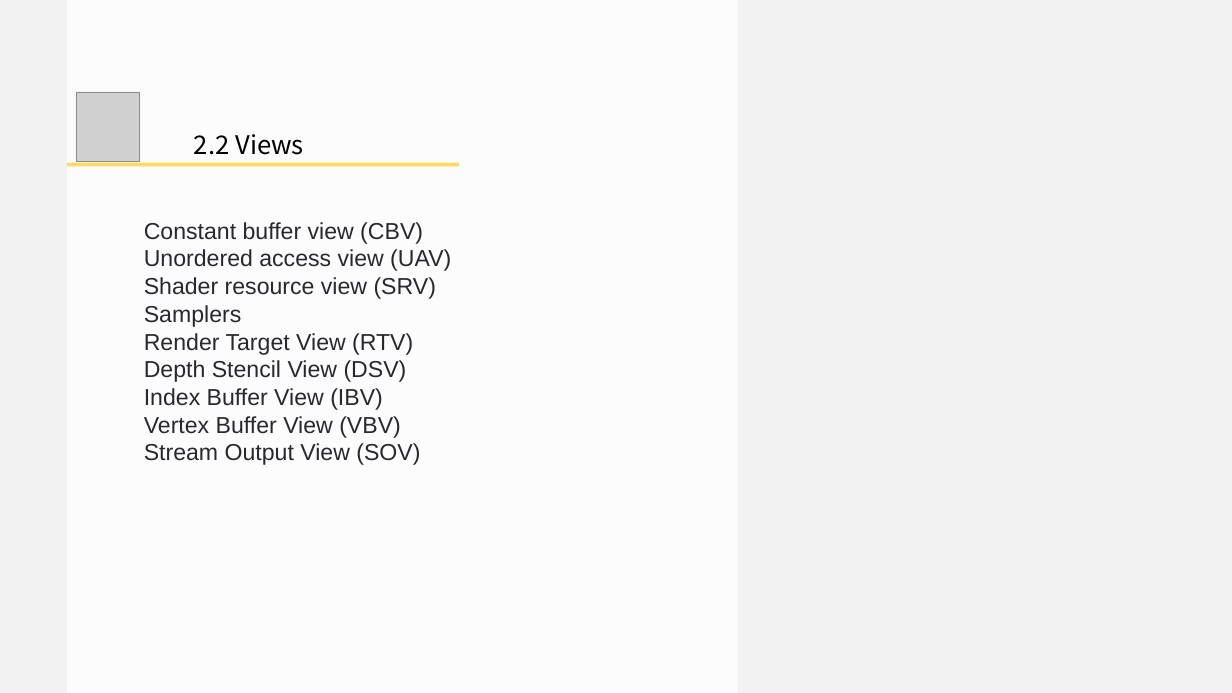
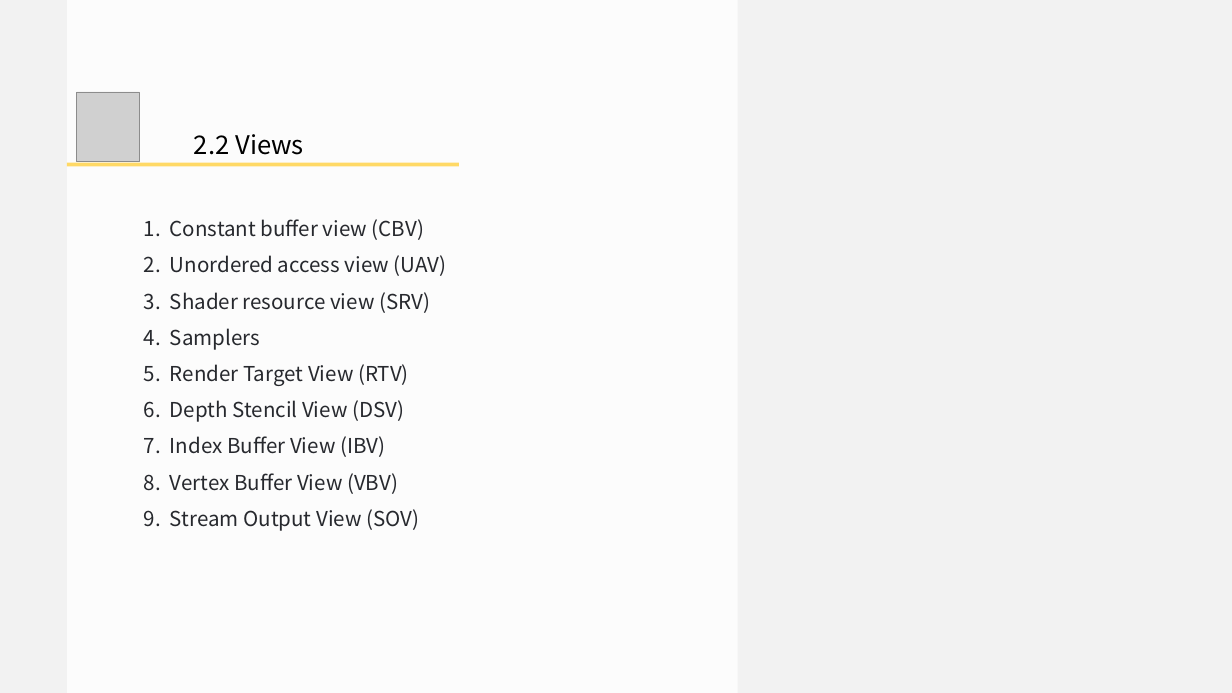
Before and after one commit to doomlover/KSGameEngineTutorials, a slide deck: slide 13 of PPTs/05.深入DX12绘制二.pptx (slide 10 before the commit). Drawn at 1232x693 pixels with LibreOffice and Linux fonts; fonts in the diff are those of the drawing; grey boxes stand for pictures. Boxes give left, top, right and bottom in pixels: in the first picture for what was removed or moved away, otherwise in the second. Text is boxed around its words. In the diff, an @@ line names an element or a change of style, - is before the commit and + after.

```diff
--- a/PPTs/05.深入DX12绘制二.pptx
+++ b/PPTs/05.深入DX12绘制二.pptx
@@ text "Constant buffer view (CBV)" at [170, 219, 446, 531]: size 36 to 32 pt, font Arial to Noto Sans CJK SC; bullet none to 1.; more space between paragraphs @@
```
Also in this commit, not shown: 12 other slides changed, 8 slides added, 2 slides removed, 1 other file.
